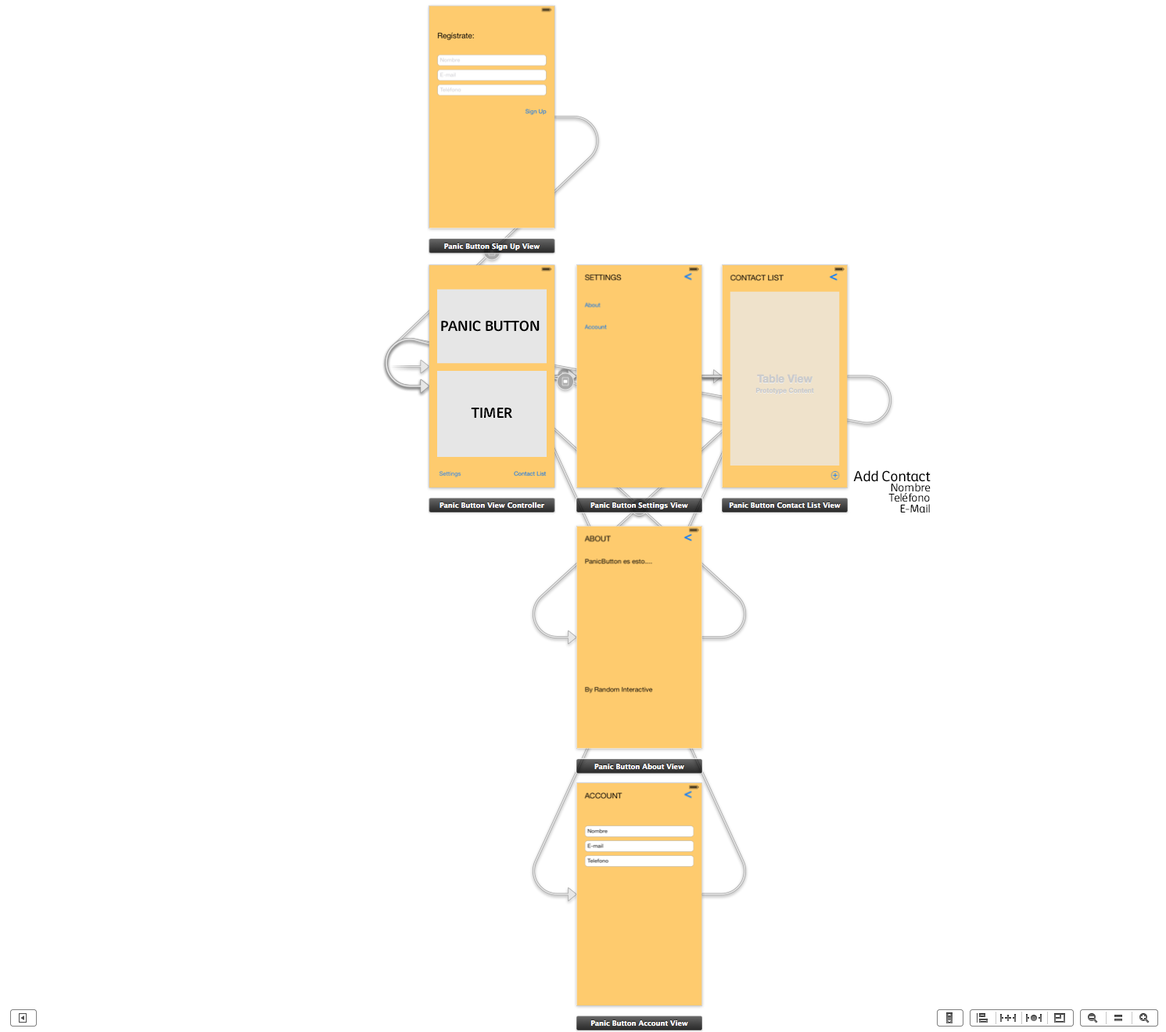
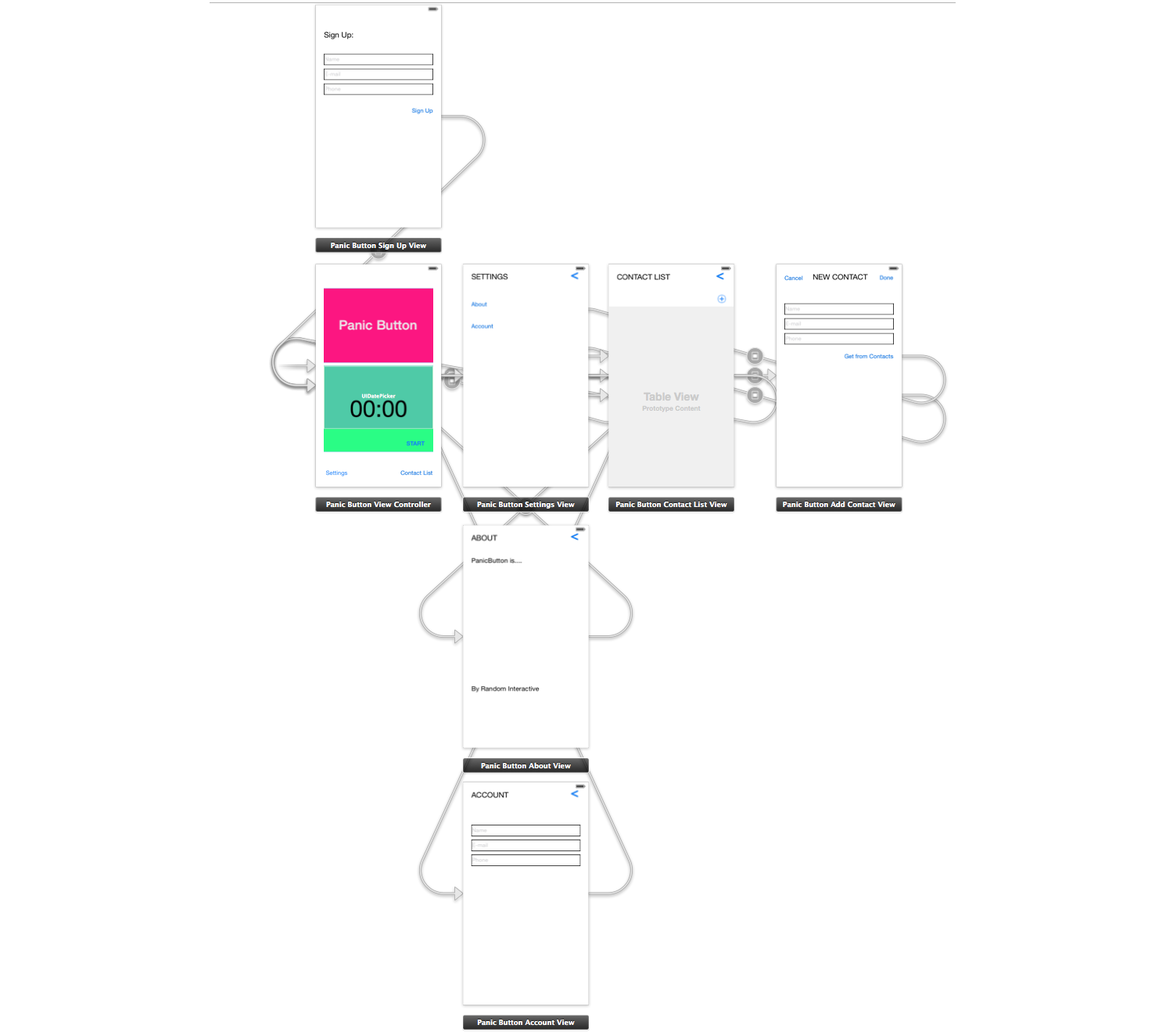
The second 1166 × 1032 image is a revision of the first. Changes to its layers:
added layer "Layer 1" above "E-Mail" over box(209, 2, 956, 1032)
added layer "Layer 2" above "Background" over box(10, 2, 1159, 1032)
hid "Background" over box(10, 2, 1159, 1032)
